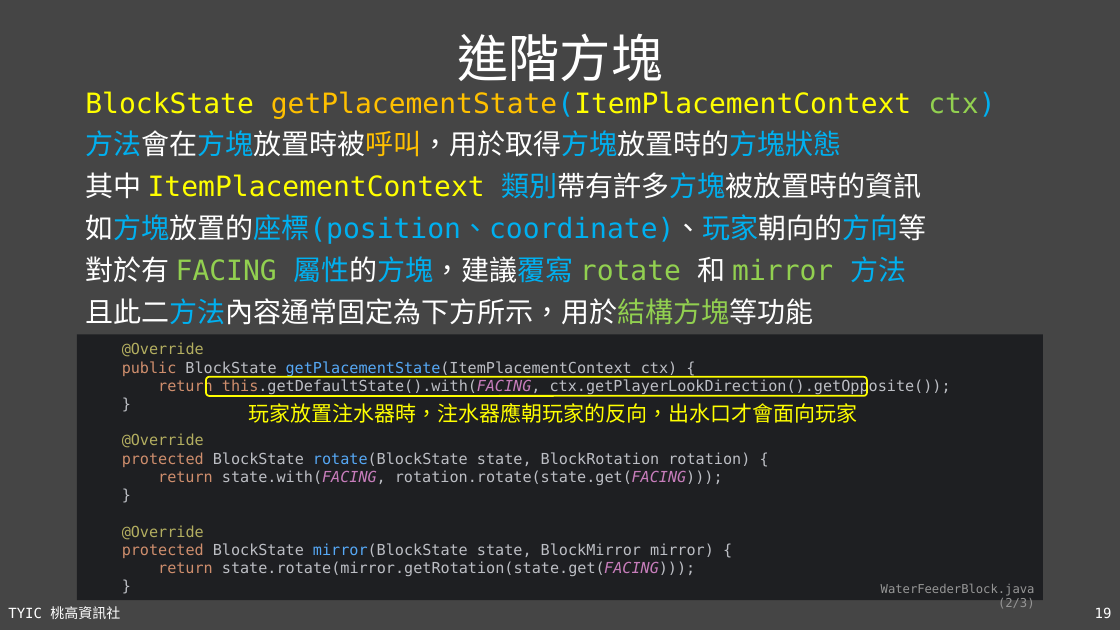
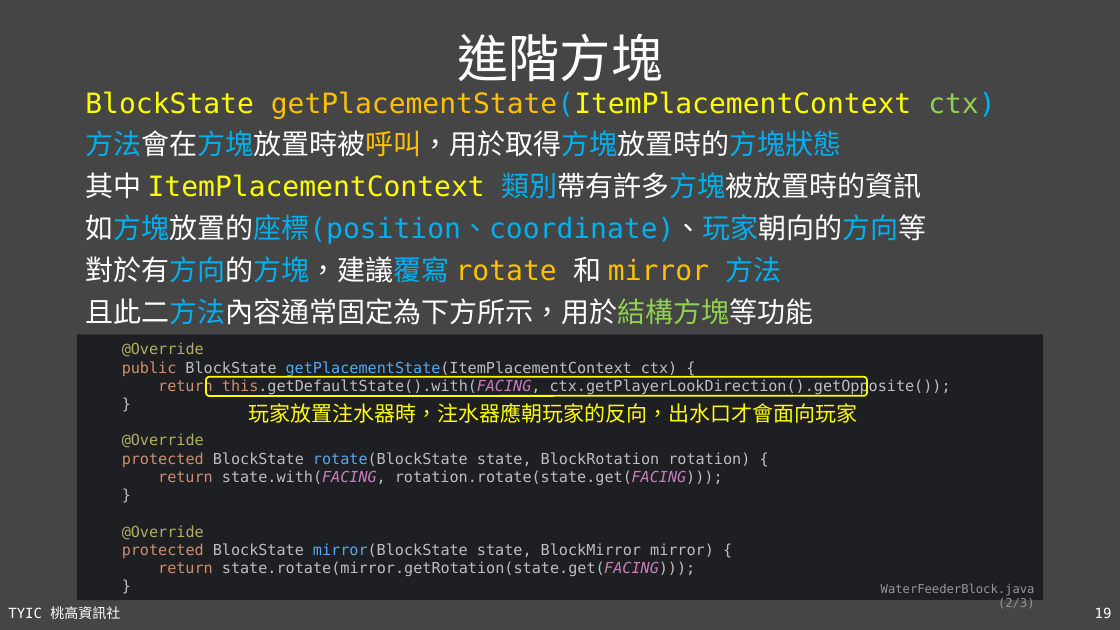
Before and after one commit to TYSHIC/slides, a slide deck: slide 19 of ppt/52_Java 專案：方塊.pptx. Drawn at 1120x630 pixels with LibreOffice and Linux fonts; fonts in the diff are those of the drawing. Boxes give left, top, right and bottom in pixels: in the first picture for what was removed or moved away, otherwise in the second. Text is boxed around its words. In the diff, an @@ line names an element or a change of style, - is before the commit and + after.

```diff
--- a/ppt/52_Java 專案：方塊.pptx
+++ b/ppt/52_Java 專案：方塊.pptx
@@ text at (85, 256, 782, 283): text changed; text colour #92D050 to #FFC000 @@
-對於有 FACING 屬性的方塊，建議覆寫 rotate 和 mirror 方法
+對於有方向的方塊，建議覆寫 rotate 和 mirror 方法
```
Also in this commit, not shown: 5 other slides changed, 6 other files.
